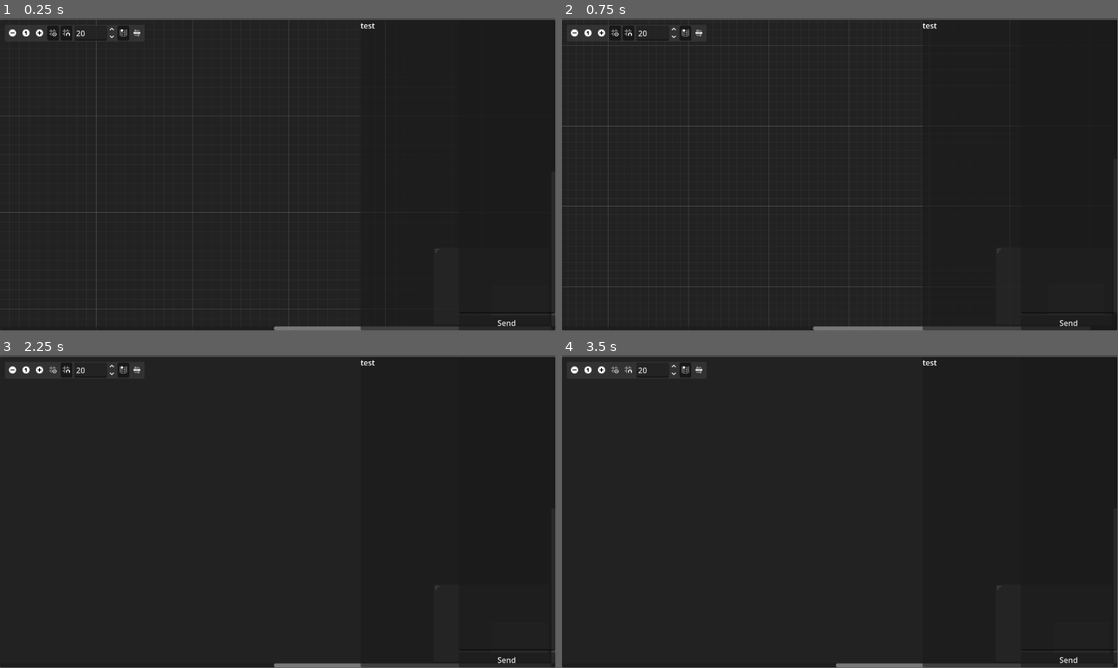
Above: before the commit, frames 1-4 (two rows, left to right).
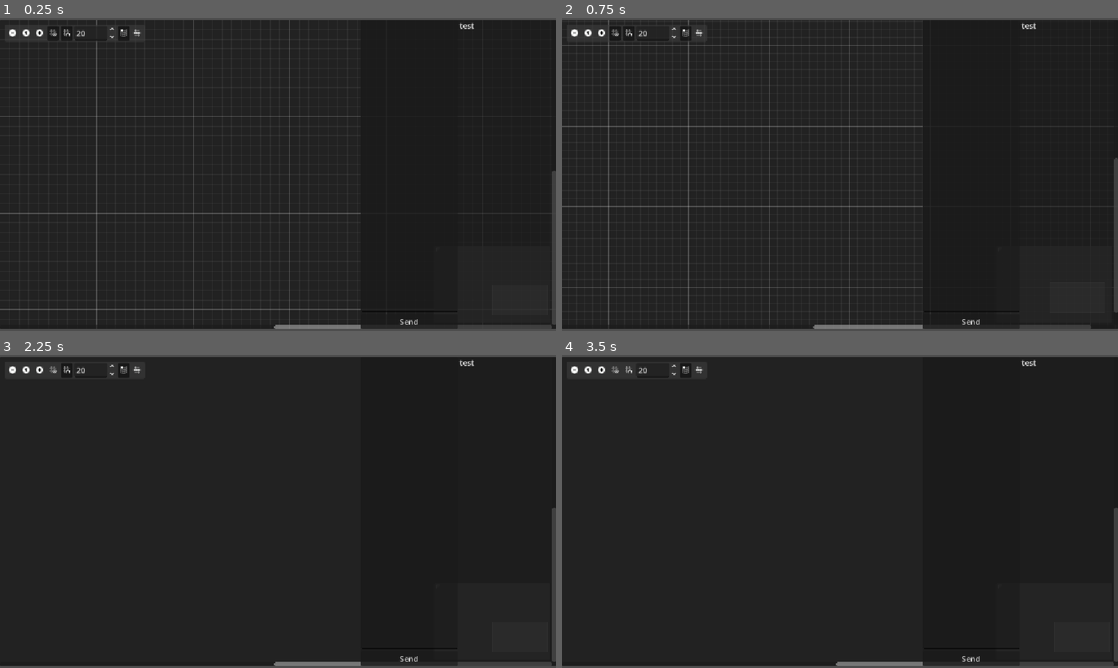
Above: after the commit, the same moments.

Repository: Digital-Decade/ARCHA
Game: Godot game, scene res://Host.tscn
Same seed, same stepped clock (60 frames per second), same inputs: the game is played once before the commit and once after it.
Inputs (mouse positions are in pixels of both pictures, inside the frame that each line leads up to):
- Up to frame 1 (0.25 s): no input
- Up to frame 2 (0.75 s): click (573, 33) at 0.5 s
- Up to frame 3 (2.25 s): click (38, 370) at 1.25 s; click (55, 370) at 2 s
- Up to frame 4 (3.5 s): click (628, 370) at 2.75 s
In our replay, the window is 799x449 before the commit and 800x450 after it. These sizes can differ from the game's own. Grey fills any space a smaller window leaves; there, only what the larger window draws over its background counts as a difference.

The runs differ from the first frame. In frame 1, 2.0% of the frame differs, in the area x 0-100%, y 0-100%; in frame 2, 2.1%; in frame 3, 0.9%; in frame 4, 0.9%.
Error after the commit: Parse Error: Too few arguments for "append()" call. Expected at least 1 but received 0. (res://Core)

Commit message:
In the middle of building binding system for nodule ports & UI properties

Diff:
--- /dev/null
+++ b/Core systems 2.0/Drawer.gd
@@ -0,0 +1,26 @@
+extends RefCounted
+class_name Drawer
+
+static func create(drawer_container: Node) -> Node:
+	var drawer := HBoxContainer.new()
+	drawer_container.add_child(drawer)
+	return drawer
+
+static func add_widget(drawer: Node, nodule: Script) -> void:
+	var widget := VBoxContainer.new()
+	widget.custom_minimum_size = Vector2i(200, 0)
+	for strip in nodule.widget():
+		widget.add_child(strip)
+	drawer.add_child(widget)
+
+static func drop_widget(drawer: Node, index_of_target: int) -> void:
+	drawer.get_child(index_of_target).queue_free()
+
+static func clear(drawer: Node) -> void:
+	for child in drawer.get_children():
+		child.queue_free()
+
+static func refresh(drawer: Node, nodules: Array[Script]) -> void:
+	clear(drawer)
+	for nodule in nodules:
+		add_widget(drawer, nodule)
--- a/Core systems 2.0/Graph view.gd
+++ b/Core systems 2.0/Graph view.gd
@@ -0,0 +1 @@
+@warning_ignore("empty_file")
--- a/Core systems 2.0/Nodule.gd
+++ b/Core systems 2.0/Nodule.gd
@@ -1,17 +1,8 @@
 extends Resource
 class_name Nodule
 
-signal data_updated(new_value: Variant)
+static func interface(ports: Ports):
+	pass
 
-var uid: String
-var type: String
-
-func _init(id: String = "default") -> void:
-	uid = id
-
-static func ui() -> Array:
-	var result: Array[Node] = []
-	return result
-
-func function(input_data: Variant) -> void:
-	data_updated.emit(input_data)
+static func function(packet: Packet) -> Packet:
+	return packet
--- /dev/null
+++ b/Core systems 2.0/Orchestrator.gd
@@ -0,0 +1 @@
+extends Node
--- /dev/null
+++ b/Core systems 2.0/Packet.gd
@@ -0,0 +1,28 @@
+extends RefCounted
+class_name Packet
+
+var inputs: Dictionary = {}
+var outputs: Dictionary = {}
+
+func get_input(...port_ids: Array) -> Variant:
+	if port_ids.size() == 0:
+		return inputs.values()
+	else:
+		var selected_ports: Array = []
+		for port_id in port_ids:
+			if typeof(port_id) == TYPE_INT:
+				selected_ports.append(inputs.values()[port_id])
+			elif typeof(port_id) == TYPE_STRING_NAME:
+				selected_ports.append(inputs[port_id])
+		if selected_ports.size() == 1:
+			return selected_ports[0]
+		else:
+			return selected_ports
+
+func set_output(port_id: Variant, value: Variant) -> void:
+	var selected_port
+	if typeof(port_id) == TYPE_INT:
+		selected_port = outputs.keys()[port_id]
+	elif typeof(port_id) == TYPE_STRING_NAME:
+		selected_port = outputs[port_id]
+	outputs[selected_port] = value
--- /dev/null
+++ b/Core systems 2.0/Ports.gd
@@ -0,0 +1,30 @@
+extends Node
+class_name Ports
+
+enum Direction { IN, OUT, SIDE }
+
+var _inputs: Array[Port] = []
+var _outputs: Array[Port] = []
+var _widget_inputs: Dictionary = {}
+var _widget_outputs: Dictionary = {}
+
+func open_input(label: StringName, type: int) -> Port:
+	var port := Port.new(label, type, Direction.IN)
+	_inputs.append()
+
+func open_output(label: StringName, type: int) -> Port:
+	var port := Port.new()
+	_outputs.append()
+
+class Port:
+	var _label: String
+	var _type: int
+	var _direction: Direction
+
+	func _init(label: String, type: int, direction: Direction) -> void:
+		_label = label
+		_type = type
+		_direction = direction
+
+	func bind_with_ui_property():
+		pass
--- a/Core systems 2.0/Rack.gd
+++ /dev/null
@@ -1,19 +0,0 @@
-extends Node
-class_name Rack
-
-
-func reload(rack_container: Node, nodules: Array[Script]) -> void:
-	var rack := HBoxContainer.new()
-	for nodule in nodules:
-		var panel := VBoxContainer.new()
-		panel.custom_minimum_size = Vector2i(200, 0)
-		var rows: Array = grab_nodule_panel(nodule)
-		for row in rows:
-			panel.add_child(row)
-		rack.add_child(panel)
-	for child in rack_container.get_children():
-		child.queue_free()
-	rack_container.add_child(rack)
-
-func grab_nodule_panel(nodule: Script) -> Array:
-	return nodule.ui()
--- /dev/null
+++ b/Core systems 2.0/Widget.gd
@@ -0,0 +1,31 @@
+extends RefCounted
+class_name Widget
+
+var _element_layout: Array = []
+
+func fetch() -> VBoxContainer:
+	if _element_layout.size() > 0:
+		var widget := VBoxContainer.new()
+		for element_stripe in _element_layout:
+			var stripe := HBoxContainer.new()
+			if typeof(element_stripe) == TYPE_ARRAY:
+				for element in element_stripe:
+					stripe.add_child(element)
+			elif typeof(element_stripe) == TYPE_NODE_PATH:
+				stripe.add_child(element_stripe)
+			widget.add_child(stripe)
+		return widget
+	else:
+		return null
+
+func add_custom_stripe(...elements: Array) -> void:
+	for element in elements:
+		if typeof(element) == TYPE_NODE_PATH:
+			pass
+		elif typeof(element) == TYPE_STRING:
+			pass
+
+func add_button(label: String) -> void:
+	var button := Button.new()
+	button.text = label
+	_element_layout.append(button)
--- a/Core systems/Orchestrator.gd
+++ b/Core systems/Orchestrator.gd
@@ -4,14 +4,6 @@
 
 # Todo:
 # Performance Logger: Benchmarking the workers to see exactly how many microseconds they take to execute on their background threads.
-
-
-const TYPE_REGISTRY : Dictionary = {
-	"text_input": preload("res://Nodes/Text input.gd"),
-	"string_uppercase": preload("res://Nodes/String uppercase.gd"),
-	"console_print": preload("res://Nodes/Console print.gd"),
-	"text_join": preload("res://Nodes/Text joiner.gd")
-}
 
 var _compiled_graph: Dictionary = {}
 var task_queue: Array[Dictionary] = []
--- a/Host.tscn
+++ b/Host.tscn
@@ -4,7 +4,7 @@
 [ext_resource type="Script" uid="uid://cyibm6pa80ulw" path="res://Nodes/Text viewer.gd" id="2_uwlye"]
 [ext_resource type="Script" uid="uid://mcaic67jrfjg" path="res://Nodes/Text input.gd" id="3_w2iar"]
 
-[node name="Root" type="Control" unique_id=848467508 node_paths=PackedStringArray("rack_container")]
+[node name="Root" type="Control" unique_id=848467508 node_paths=PackedStringArray("drawer_container")]
 layout_mode = 3
 anchors_preset = 15
 anchor_right = 1.0
@@ -12,8 +12,8 @@
 grow_horizontal = 2
 grow_vertical = 2
 script = ExtResource("1_5x0fp")
-rack_container = NodePath("VBoxContainer/PanelContainer2/PanelContainer")
-panels = Array[Script]([ExtResource("2_uwlye"), ExtResource("3_w2iar")])
+drawer_container = NodePath("VBoxContainer/Content area/Drawer container")
+widgets = Array[Script]([ExtResource("3_w2iar"), ExtResource("2_uwlye")])
 
 [node name="VBoxContainer" type="VBoxContainer" parent="." unique_id=1656339549]
 layout_mode = 1
@@ -23,61 +23,20 @@
 grow_horizontal = 2
 grow_vertical = 2
 
-[node name="Panel" type="Panel" parent="VBoxContainer" unique_id=1842002475]
+[node name="Top bar" type="Panel" parent="VBoxContainer" unique_id=1842002475]
 layout_mode = 2
 
-[node name="PanelContainer2" type="PanelContainer" parent="VBoxContainer" unique_id=1113811644]
+[node name="Content area" type="PanelContainer" parent="VBoxContainer" unique_id=1113811644]
 layout_mode = 2
 size_flags_vertical = 3
 
-[node name="GraphEdit" type="GraphEdit" parent="VBoxContainer/PanelContainer2" unique_id=1204010321]
+[node name="GraphEdit" type="GraphEdit" parent="VBoxContainer/Content area" unique_id=1204010321]
 layout_mode = 2
 
-[node name="PanelContainer" type="PanelContainer" parent="VBoxContainer/PanelContainer2" unique_id=113987348]
+[node name="Drawer container" type="PanelContainer" parent="VBoxContainer/Content area" unique_id=113987348]
 layout_mode = 2
 size_flags_horizontal = 8
 metadata/_edit_use_anchors_ = true
 
-[node name="HBoxContainer" type="HBoxContainer" parent="VBoxContainer/PanelContainer2/PanelContainer" unique_id=2078072108]
-clip_contents = true
+[node name="Status bar" type="Panel" parent="VBoxContainer" unique_id=413240572]
 layout_mode = 2
-
-[node name="VBoxContainer" type="VBoxContainer" parent="VBoxContainer/PanelContainer2/PanelContainer/HBoxContainer" unique_id=1294478123]
-custom_minimum_size = Vector2(200, 0)
-layout_mode = 2
-
-[node name="HBoxContainer" type="HBoxContainer" parent="VBoxContainer/PanelContainer2/PanelContainer/HBoxContainer/VBoxContainer" unique_id=1358677461]
-layout_mode = 2
-alignment = 1
-
-[node name="Button" type="Button" parent="VBoxContainer/PanelContainer2/PanelContainer/HBoxContainer/VBoxContainer/HBoxContainer" unique_id=1497680963]
-layout_mode = 2
-text = "File picker"
-
-[node name="Button2" type="Button" parent="VBoxContainer/PanelContainer2/PanelContainer/HBoxContainer/VBoxContainer/HBoxContainer" unique_id=1684823244]
-layout_mode = 2
-text = "Load into list"
-
-[node name="RichTextLabel" type="RichTextLabel" parent="VBoxContainer/PanelContainer2/PanelContainer/HBoxContainer/VBoxContainer" unique_id=1985484925]
-layout_mode = 2
-text = "The file path"
-fit_content = true
-
-[node name="VBoxContainer2" type="VBoxContainer" parent="VBoxContainer/PanelContainer2/PanelContainer/HBoxContainer" unique_id=553747350]
-custom_minimum_size = Vector2(200, 0)
-layout_mode = 2
-size_flags_horizontal = 3
-alignment = 1
-
-[node name="RichTextLabel" type="RichTextLabel" parent="VBoxContainer/PanelContainer2/PanelContainer/HBoxContainer/VBoxContainer2" unique_id=408596912]
-layout_mode = 2
-size_flags_vertical = 3
-text = "Test"
-
-[node name="VBoxContainer3" type="VBoxContainer" parent="VBoxContainer/PanelContainer2/PanelContainer/HBoxContainer" unique_id=453720214]
-custom_minimum_size = Vector2(200, 0)
-layout_mode = 2
-
-[node name="ItemList" type="ItemList" parent="VBoxContainer/PanelContainer2/PanelContainer/HBoxContainer/VBoxContainer3" unique_id=1637632486]
-layout_mode = 2
-size_flags_vertical = 3
--- a/Main.gd
+++ b/Main.gd
@@ -1,11 +1,13 @@
 extends Node
 
-@export var rack_container: Node
-@export var panels: Array[Script]
+@export var drawer_container: Node
+@export var widgets: Array[Script]
+var drawer: Node
+
+func temporary_hotglue():
+	get_window().content_scale_factor = TestData.content_scale
 
 func _ready() -> void:
-	get_window().content_scale_factor = TestData.content_scale
-
-	var rack := Rack.new()
-	add_child(rack)
-	rack.reload(rack_container, panels)
+	temporary_hotglue()
+	drawer = Drawer.create(drawer_container)
+	Drawer.refresh(drawer, widgets)
--- /dev/null
+++ b/Nodes/Capitalize.gd
@@ -0,0 +1,6 @@
+extends Nodule
+
+static func function(packet: Packet) -> Packet:
+	var text: String = packet.get_input(0)
+	packet.set_output(0, text.to_upper())
+	return packet
--- a/Nodes/Item list.gd
+++ b/Nodes/Item list.gd
@@ -1,6 +1,4 @@
 extends Nodule
 
-static func ui() -> Array:
-	var rows: Array = []
-
-	return rows
+static func interface():
+	pass
--- a/Nodes/Text input.gd
+++ b/Nodes/Text input.gd
@@ -1,15 +1,14 @@
 extends Nodule
 
-static func ui() -> Array:
-	var rows: Array = []
-
+static func widget() -> Array:
 	var text_field := TextEdit.new()
 	text_field.size_flags_vertical = Control.SIZE_EXPAND_FILL
 	var button := Button.new()
 	button.text = "Send"
-	rows.append_array([text_field, button])
 
-	return rows
+	return [text_field, button]
 
-static func run(text: String) -> String:
-	return text
+static func function(packet: Packet) -> Packet:
+	var text: String = packet.get_input(0)
+	packet.set_output(0, text)
+	return packet
--- a/Nodes/Text viewer.gd
+++ b/Nodes/Text viewer.gd
@@ -1,16 +1,15 @@
 extends Nodule
 
-static func ui() -> Array:
-	var rows: Array = []
-
+static func widget() -> Array:
 	var text_label := RichTextLabel.new()
 	text_label.text = "test"
 	text_label.fit_content = true
-	rows.append(text_label)
 
-	return rows
+	return [text_label]
 
-static func run(text: String) -> String:
+static func function(packet: Packet) -> Packet:
+	var text: String = packet.get_input(0)
 	print("--- Prototype success ---")
 	print(text)
-	return text
+	packet.set_output(0, text)
+	return packet
--- a/Nodes/Upper.gd
+++ /dev/null
@@ -1,4 +0,0 @@
-extends Nodule
-
-static func run(text: String) -> String:
-	return text.to_upper()
--- a/project.godot
+++ b/project.godot
@@ -15,6 +15,11 @@
 config/features=PackedStringArray("4.6", "Mobile")
 config/icon="res://icon.svg"
 
+[display]
+
+window/stretch/mode="canvas_items"
+window/stretch/aspect="expand"
+
 [editor_plugins]
 
 enabled=PackedStringArray()
Renamed: Compositions/Capitalize.gd -> Compositions/Capitalizerr.gd
Renamed: Compositions/Capitalize.gd.uid -> Compositions/Capitalizerr.gd.uid
Renamed: Core systems 2.0/Rack.gd.uid -> Core systems 2.0/Drawer.gd.uid
Not shown, added: Core systems 2.0/Orchestrator.gd.uid
Not shown, added: Core systems 2.0/Packet.gd.uid
Not shown, added: Core systems 2.0/Ports.gd.uid
Not shown, added: Core systems 2.0/Widget.gd.uid
Renamed: Nodes/Upper.gd.uid -> Nodes/Capitalize.gd.uid
